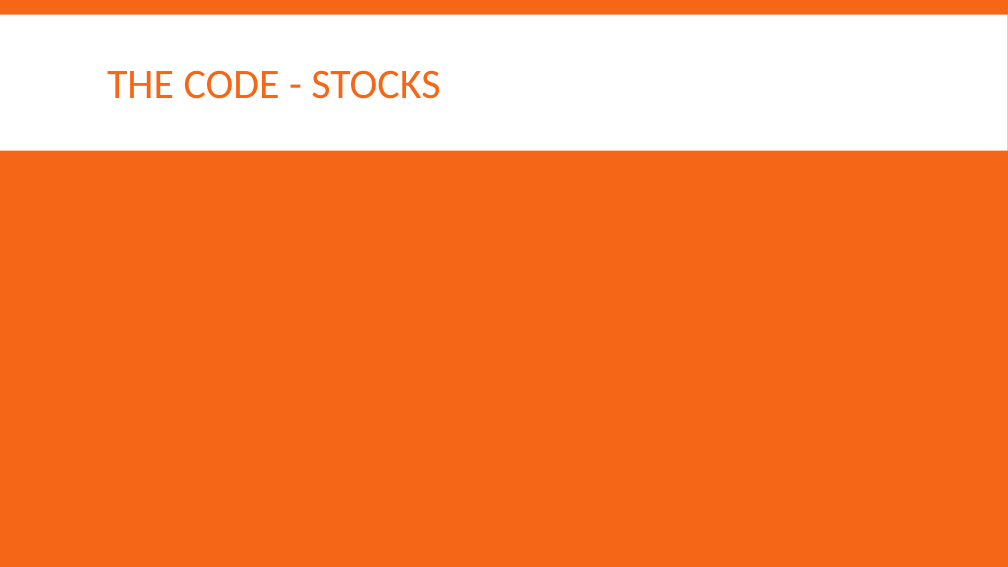
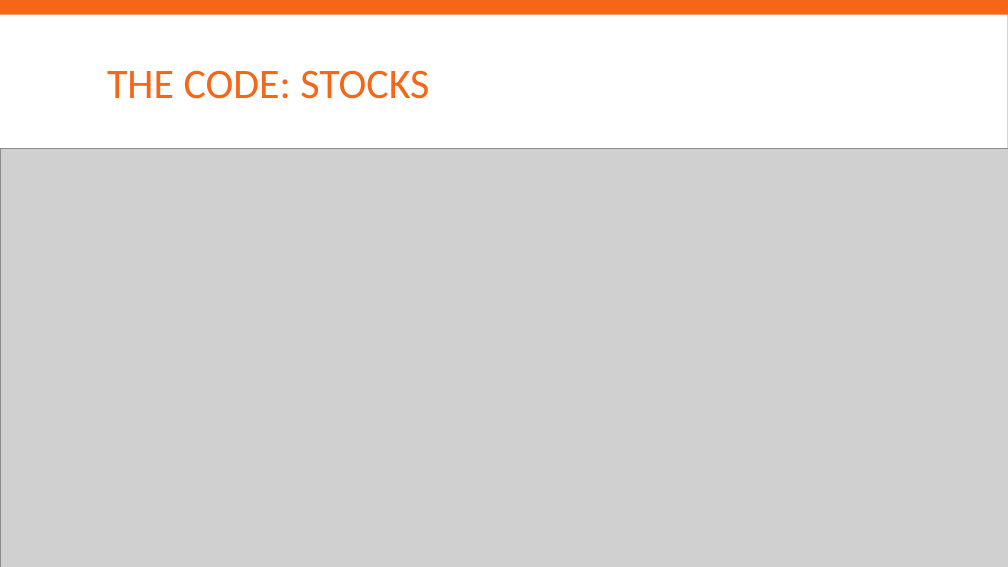
Before and after one commit to dcheung15/DataMiningProject, a slide deck: slide 6 of Powerpoint/Final Project.pptx. Drawn at 1008x567 pixels with LibreOffice and Linux fonts; fonts in the diff are those of the drawing; grey boxes stand for pictures. Boxes give left, top, right and bottom in pixels: in the first picture for what was removed or moved away, otherwise in the second. Text is boxed around its words. In the diff, an @@ line names an element or a change of style, - is before the commit and + after.

```diff
--- a/Powerpoint/Final Project.pptx
+++ b/Powerpoint/Final Project.pptx
@@ title at [107, 70, 429, 99]: text changed @@
-THE CODE - STOCKS
+THE CODE: STOCKS
@@ picture added at [0, 148, 1008, 567] @@
```
Also in this commit, not shown: 3 other slides changed.
